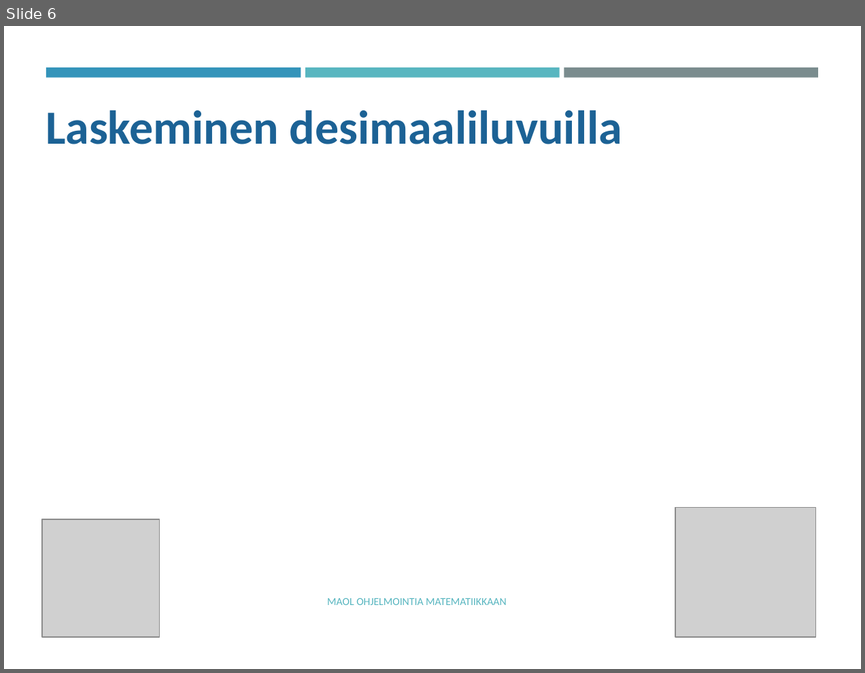
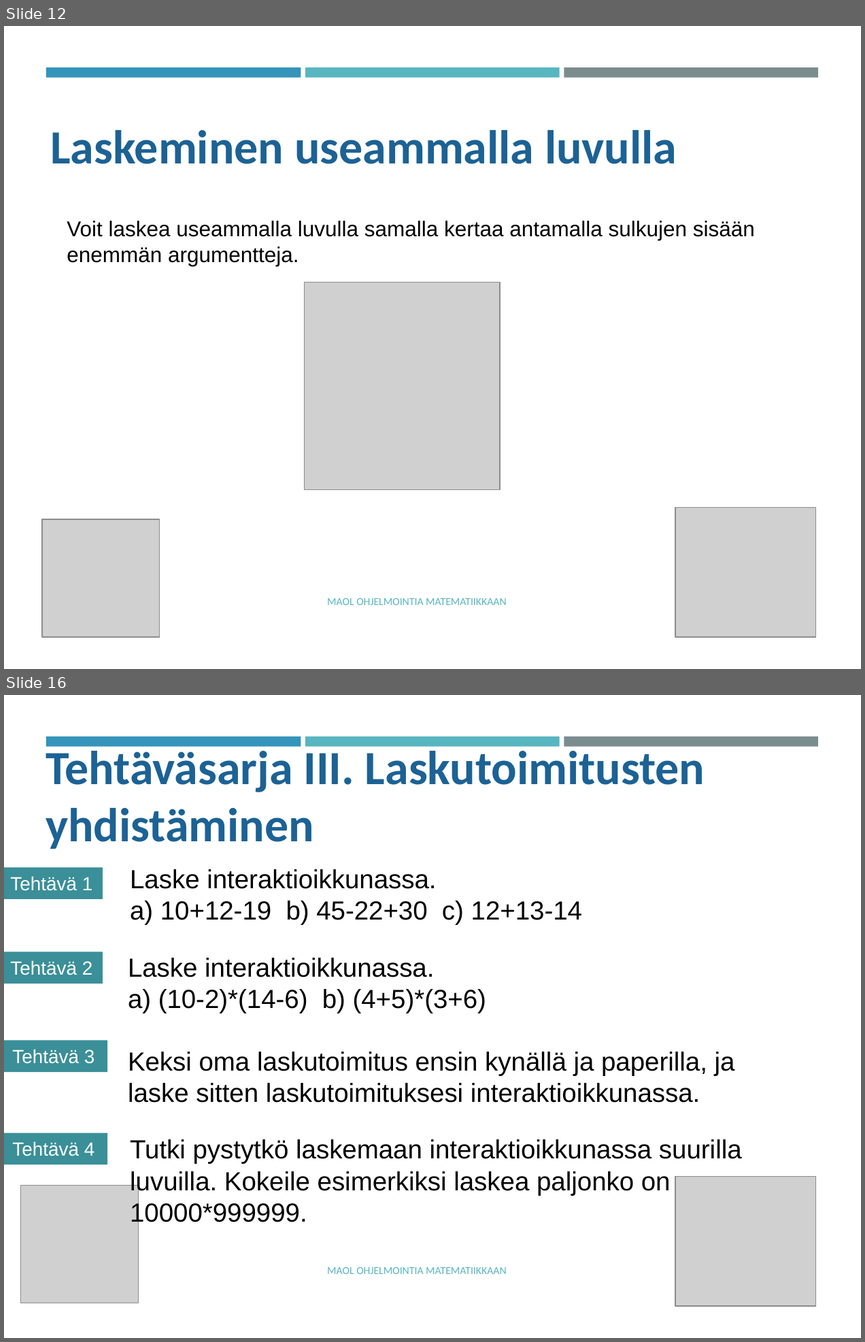
Before and after one commit to tyynetyyne/tyynetyyne.github.io, a slide deck: tehtavat/tiedostot/maol/power_point/Racket-MAOL-5-6-tutustuminen-ohjelmointiymparistoon.pptx. Shown one above the other, each under a label of ours: slide 6 before the commit, slides 12 and 16 after it; the slides between them are not shown. The pictures are 865x673 and 865x1342 pixels, drawn with LibreOffice and Linux fonts; fonts in the diff are those of the drawing; grey boxes stand for pictures. Boxes give left, top, right and bottom in pixels: in the first picture for what was removed or moved away, otherwise in the second. Text is boxed around its words. In the diff, an @@ line names an element or a change of style, - is before the commit and + after.

```diff
--- a/tehtavat/tiedostot/maol/power_point/Racket-MAOL-5-6-tutustuminen-ohjelmointiymparistoon.pptx
+++ b/tehtavat/tiedostot/maol/power_point/Racket-MAOL-5-6-tutustuminen-ohjelmointiymparistoon.pptx
@@ slide 16 added at (x1=4, y1=695, x2=861, y2=1338), background #FFFFFF; not listed: 3 template elements that a slide beside it also shows @@
@@ text added at (x1=45, y1=744, x2=704, y2=849), 40 pt, text #1D6294, bold @@
+Tehtäväsarja III. Laskutoimitusten yhdistäminen
@@ rectangle added at (x1=4, y1=867, x2=103, y2=899), fill #3A8F98, 16 pt, text #FFFFFF @@
+Tehtävä 1
@@ text added at (x1=130, y1=869, x2=582, y2=925), 22 pt, text #000000 @@
+Laske interaktioikkunassa.
+a) 10+12-19 b) 45-22+30 c) 12+13-14
@@ rectangle added at (x1=4, y1=952, x2=103, y2=984), fill #3A8F98, 16 pt, text #FFFFFF @@
+Tehtävä 2
@@ text added at (x1=128, y1=957, x2=486, y2=1013), 22 pt, text #000000 @@
+Laske interaktioikkunassa.
+a) (10-2)*(14-6) b) (4+5)*(3+6)
@@ rectangle added at (x1=4, y1=1040, x2=107, y2=1072), fill #3A8F98, 16 pt, text #FFFFFF @@
+Tehtävä 3
@@ text added at (x1=128, y1=1051, x2=735, y2=1102), 22 pt, text #000000 @@
+Keksi oma laskutoimitus ensin kynällä ja paperilla, ja laske sitten laskutoimituksesi interaktioikkunassa.
@@ rectangle added at (x1=4, y1=1133, x2=107, y2=1164), fill #3A8F98, 16 pt, text #FFFFFF @@
+Tehtävä 4
@@ text added at (x1=130, y1=1139, x2=742, y2=1227), 22 pt, text #000000 @@
+Tutki pystytkö laskemaan interaktioikkunassa suurilla luvuilla. Kokeile esimerkiksi laskea paljonko on 10000*999999.
@@ picture added at (x1=675, y1=1176, x2=815, y2=1305) @@
@@ picture added at (x1=21, y1=1185, x2=139, y2=1302) @@
@@ text added at (x1=327, y1=1267, x2=507, y2=1274), 9 pt, text #58B6C0 @@
+MAOL OHJELMOINTIA MATEMATIIKKAAN
@@ what was slide 6 is now slide 12 @@
@@ slide 12 changed as well @@
@@ text at (x1=50, y1=130, x2=677, y2=164): text changed @@
-Laskeminen desimaaliluvuilla
+Laskeminen useammalla luvulla
@@ text added at (x1=67, y1=220, x2=755, y2=266), 18 pt, text #000000 @@
+Voit laskea useammalla luvulla samalla kertaa antamalla sulkujen sisään enemmän argumentteja.
@@ picture added at (x1=304, y1=282, x2=499, y2=490) @@
```
Also in this commit, not shown: 6 other slides changed, 11 other slides added, 3 slides removed.
